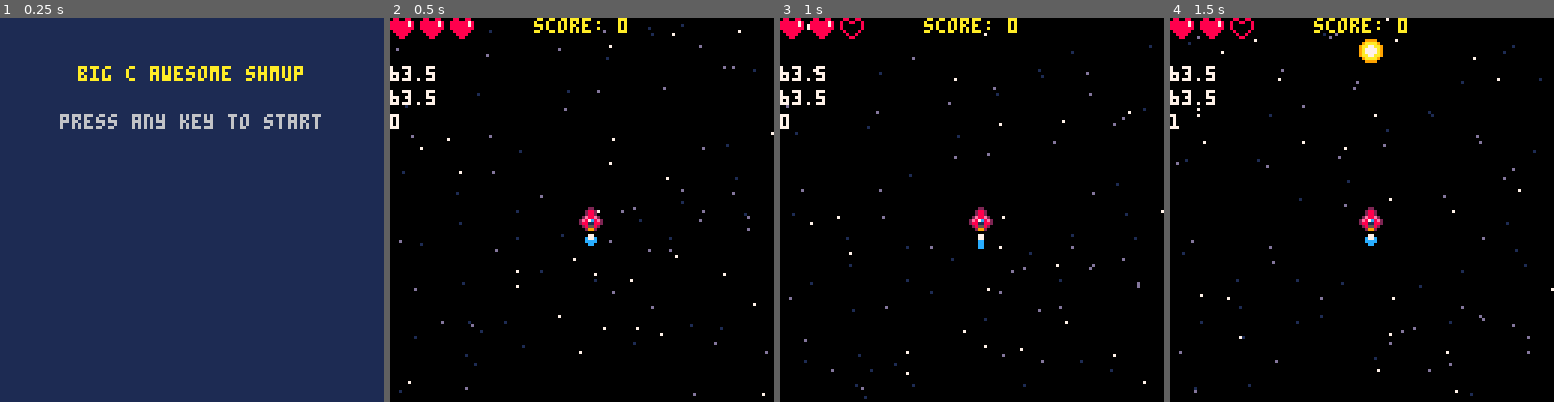
Above: before the commit, frames 1-4 (left to right).
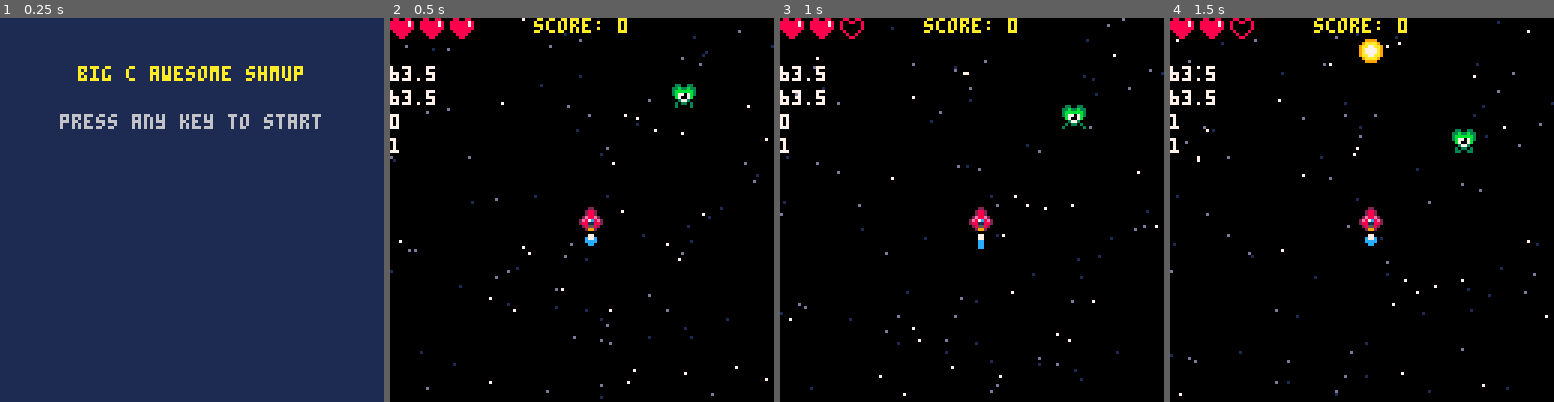
Above: after the commit, the same moments.

Repository: nascimento-cesar/pico-kombat-2
Game: PICO-8 cartridge shmup/shmup.p8
Two runs of this game, one before a commit and one after it. Both use one fixed random seed, a clock stepped at 60 frames per second and the inputs below.
Inputs:
- Up to frame 1 (0.25 s): no input
- Up to frame 2 (0.5 s): tap X (X key) at 0.33 s
- Up to frame 3 (1 s): tap O (Z key) at 0.7 s
- Up to frame 4 (1.5 s): tap X (X key) at 1.07 s

Frame 1 is identical in both runs. In frame 2, 1.5% of the frame differs, in the area x 0-100%, y 0-100%; in frame 3, 1.5%; in frame 4, 1.5%.

Commit message:
feat(shmup): create enemy animation

Diff:
--- a/shmup/draw.lua
+++ b/shmup/draw.lua
@@ -15,6 +15,7 @@
   draw_lives()
   draw_ship()
   draw_bullet()
+  draw_enemies()
   draw_debug()
 end
 
@@ -47,16 +48,15 @@
   if ship.thruster_sprite_i >= #sprites.thruster then
     ship.thruster_sprite_i = 1
   else
-    local thruster_speed = .5
-    ship.thruster_sprite_i += thruster_speed
+    local animation_speed = .5
+    ship.thruster_sprite_i += animation_speed
   end
 
   spr(sprites.thruster[flr(ship.thruster_sprite_i)], ship.x, ship.y + 8)
 end
 
 function draw_bullet()
-  for i = 1, #bullets do
-    local bullet = bullets[i]
+  for bullet in all(bullets) do
     spr(sprites.bullet.default, bullet.x, bullet.y)
 
     if bullet.muzzle_r > 0 then
@@ -83,8 +83,7 @@
 end
 
 function draw_starfield()
-  for i = 1, #stars do
-    local star = stars[i]
+  for star in all(stars) do
     local star_color = 7
 
     if star.speed < 1 then
@@ -97,8 +96,22 @@
   end
 end
 
+function draw_enemies()
+  for enemy in all(enemies) do
+    if enemy.sprite_i >= #sprites.enemy then
+      enemy.sprite_i = 1
+    else
+      local animation_speed = .1
+      enemy.sprite_i += animation_speed
+    end
+
+    spr(sprites.enemy[flr(enemy.sprite_i)], enemy.x, enemy.y)
+  end
+end
+
 function draw_debug()
   print(ship.x, 0, 16, 7)
   print(ship.y, 0, 24, 7)
   print(#bullets, 0, 32, 7)
+  print(#enemies, 0, 40, 7)
 end
--- a/shmup/init.lua
+++ b/shmup/init.lua
@@ -4,6 +4,7 @@
   set_ship()
   set_bullets()
   set_stars()
+  set_enemies()
 end
 
 function set_global_vars()
@@ -36,6 +37,7 @@
       default = 16
     },
     thruster = { 4, 5, 4, 6, 4 },
+    enemy = { 17, 18, 17, 19, 17 },
     lives = {
       default = 7,
       empty = 8
@@ -71,3 +73,13 @@
     add(stars, new_star)
   end
 end
+
+function set_enemies()
+  enemies = {}
+  local new_enemy = {
+    sprite_i = 1,
+    x = random_axis(),
+    y = 20
+  }
+  add(enemies, new_enemy)
+end
--- a/shmup/shmup.p8
+++ b/shmup/shmup.p8
@@ -16,13 +16,13 @@
 0070070008118820288118820288118000000000000cc00000000000008888000080080000000000000000000000000000000000000000000000000000000000
 00000000025582200285582002285520000000000000000000000000000880000008800000000000000000000000000000000000000000000000000000000000
 00000000002992000029920000299200000000000000000000000000000000000000000000000000000000000000000000000000000000000000000000000000
-00999900000000000000000000000000000000000000000000000000000000000000000000000000000000000000000000000000000000000000000000000000
-09aaaa90000000000000000000000000000000000000000000000000000000000000000000000000000000000000000000000000000000000000000000000000
-9aa77aa9000000000000000000000000000000000000000000000000000000000000000000000000000000000000000000000000000000000000000000000000
-9a7777a9000000000000000000000000000000000000000000000000000000000000000000000000000000000000000000000000000000000000000000000000
-9a7777a9000000000000000000000000000000000000000000000000000000000000000000000000000000000000000000000000000000000000000000000000
-9aa77aa9000000000000000000000000000000000000000000000000000000000000000000000000000000000000000000000000000000000000000000000000
-09aaaa90000000000000000000000000000000000000000000000000000000000000000000000000000000000000000000000000000000000000000000000000
-00999900000000000000000000000000000000000000000000000000000000000000000000000000000000000000000000000000000000000000000000000000
+00999900033003300330033003300330000000000000000000000000000000000000000000000000000000000000000000000000000000000000000000000000
+09aaaa9033b33b3333b33b3333b33b33000000000000000000000000000000000000000000000000000000000000000000000000000000000000000000000000
+9aa77aa93bbbbbb33bbbbbb33bbbbbb3000000000000000000000000000000000000000000000000000000000000000000000000000000000000000000000000
+9a7777a93b7707b33b7707b33b7707b3000000000000000000000000000000000000000000000000000000000000000000000000000000000000000000000000
+9a7777a90b7007b00b7007b00b7007b0000000000000000000000000000000000000000000000000000000000000000000000000000000000000000000000000
+9aa77aa9003773000037730000377300000000000000000000000000000000000000000000000000000000000000000000000000000000000000000000000000
+09aaaa90030330300303303003033030000000000000000000000000000000000000000000000000000000000000000000000000000000000000000000000000
+00999900030000303000000303300330000000000000000000000000000000000000000000000000000000000000000000000000000000000000000000000000
 
 
--- a/shmup/update.lua
+++ b/shmup/update.lua
@@ -15,6 +15,7 @@
 function update_game()
   handle_ship_controls()
   handle_firing()
+  handle_enemies()
   handle_map_boundaries()
   animate_starfield()
   handle_game_over()
@@ -66,14 +67,19 @@
     add(bullets, new_bullet)
   end
 
-  for i = 1, #bullets do
-    local bullet = bullets[i]
-
+  for bullet in all(bullets) do
     if bullet.muzzle_r >= 0 then
       bullet.muzzle_r -= 1
     end
 
     bullet.y -= bullet_speed
+  end
+end
+
+function handle_enemies()
+  local speed = .5
+  for enemy in all(enemies) do
+    enemy.y += speed
   end
 end
 
@@ -101,11 +107,18 @@
       deli(bullets, i)
     end
   end
+
+  for i = #enemies, 1, -1 do
+    local enemy = enemies[i]
+
+    if enemy.y > map_h then
+      deli(enemies, i)
+    end
+  end
 end
 
 function animate_starfield()
-  for i = 1, #stars do
-    local star = stars[i]
+  for star in all(stars) do
     local current_star_y = star.y
 
     current_star_y += star.speed
